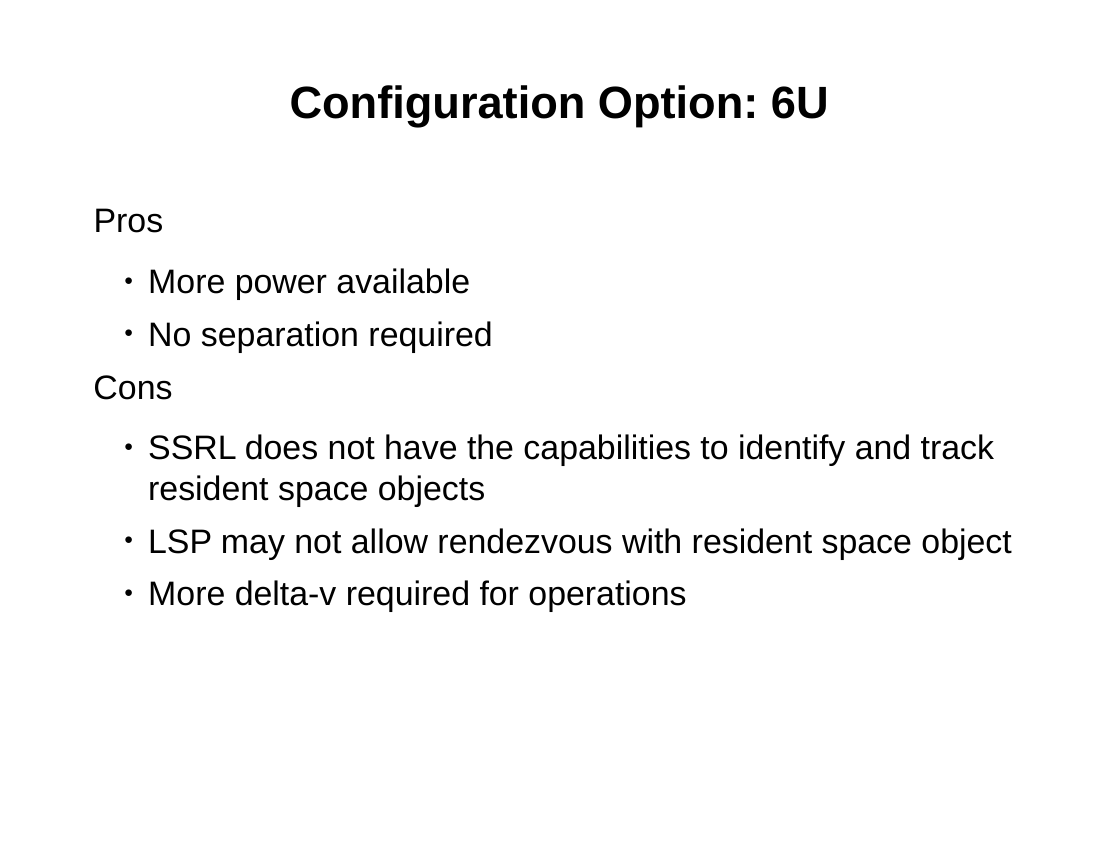
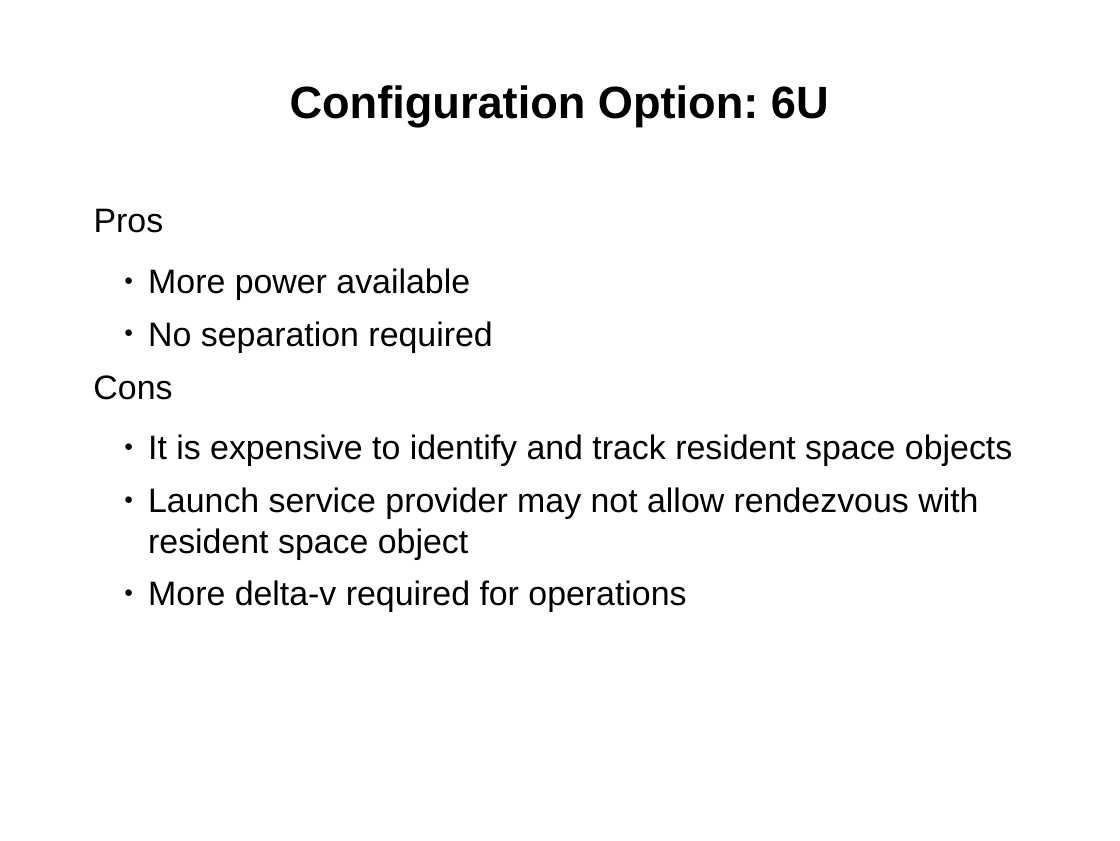
Before and after one commit to RascalSeniorDesign/Preliminary-Design, a slide deck: slide 21 of CMQA/Presentations/First-Semester-Presentation (Internal Use Only).ppt (slide 17 before the commit). Drawn at 1120x841 pixels with LibreOffice and Linux fonts; fonts in the diff are those of the drawing; background and template pictures are left out. Boxes give left, top, right and bottom in pixels: in the first picture for what was removed or moved away, otherwise in the second. Text is boxed around its words. In the diff, an @@ line names an element or a change of style, - is before the commit and + after.

```diff
--- a/CMQA/Presentations/First-Semester-Presentation (Internal Use Only).ppt
+++ b/CMQA/Presentations/First-Semester-Presentation (Internal Use Only).ppt
@@ text at [148,434,1012,560]: text changed @@
-    ● SSRL does not have the capabilities to identify and track resident space objects
-    ● LSP may not allow rendezvous with resident space object
+    ● It is expensive to identify and track resident space objects
+    ● Launch service provider may not allow rendezvous with resident space object
```
Also in this commit, not shown: 23 other slides changed, 6 slides added, 3 slides removed.
